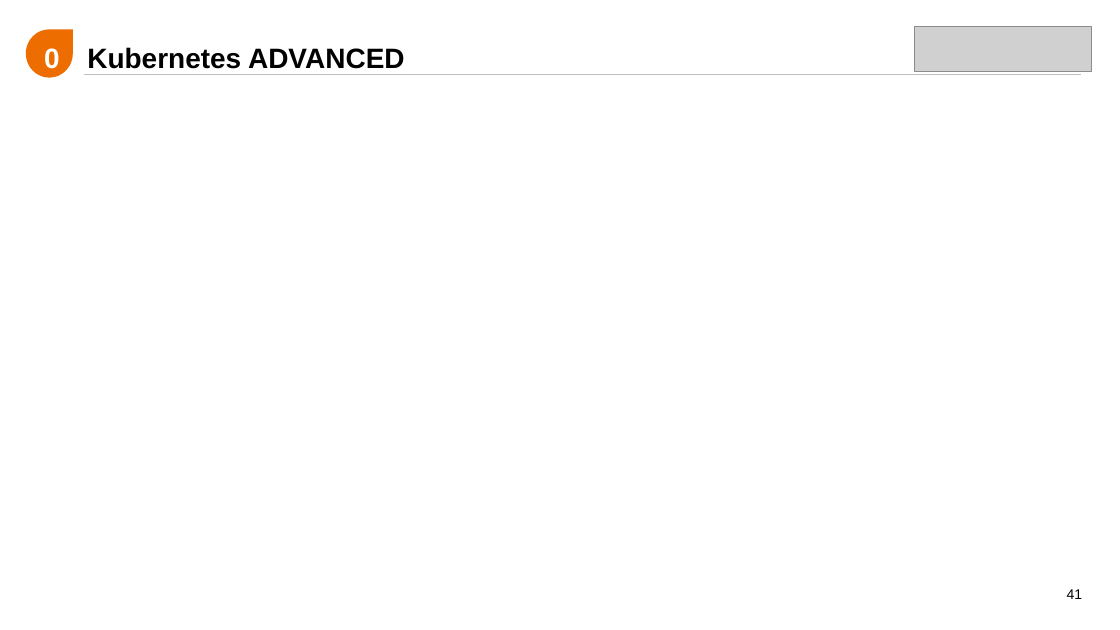
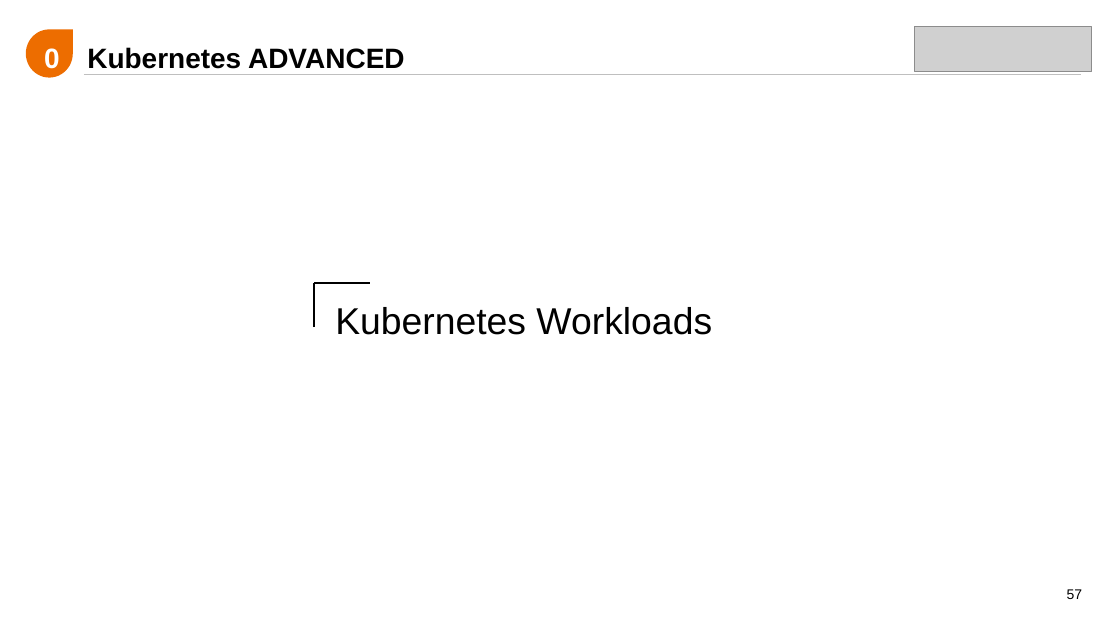
Before and after one commit to liamliu1986/kubecamp, a slide deck: slide 57 of 培训体系/002-Kubernetes,Containers Reborn/Kubernetes,Containers Reborn.pptx (slide 41 before the commit). Drawn at 1120x630 pixels with LibreOffice and Linux fonts; fonts in the diff are those of the drawing; grey boxes stand for pictures. Boxes give left, top, right and bottom in pixels: in the first picture for what was removed or moved away, otherwise in the second. Text is boxed around its words. In the diff, an @@ line names an element or a change of style, - is before the commit and + after.

```diff
--- a/培训体系/002-Kubernetes,Containers Reborn/Kubernetes,Containers Reborn.pptx
+++ b/培训体系/002-Kubernetes,Containers Reborn/Kubernetes,Containers Reborn.pptx
@@ line added from (314, 283) to (371, 283), #000000 1.5 pt @@
@@ line added from (314, 327) to (314, 283), #000000 1.5 pt @@
@@ text added at <box>335,307,712,335</box>, 32 pt, text #000000 @@
+Kubernetes Workloads
@@ page number at <box>1067,589,1083,599</box>: text changed @@
-41
+57
```
Also in this commit, not shown: 4 other slides changed, 23 slides added.
